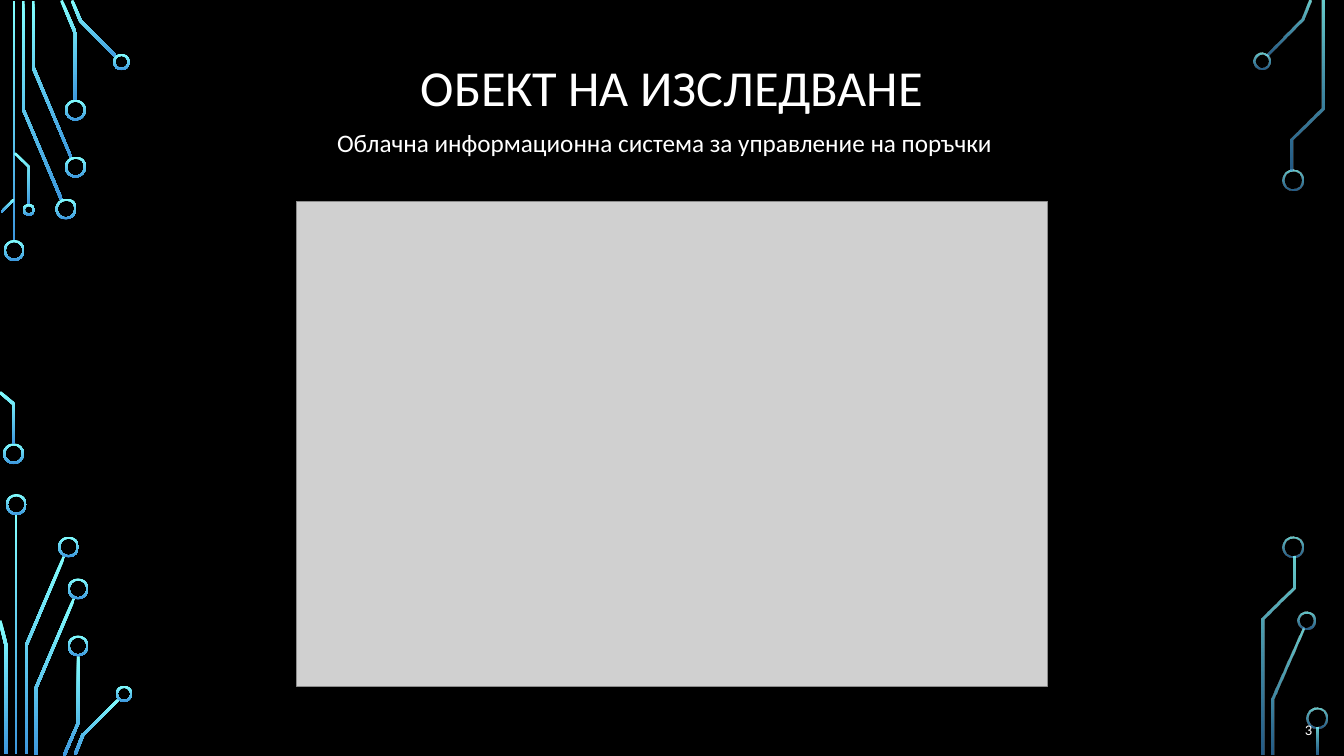
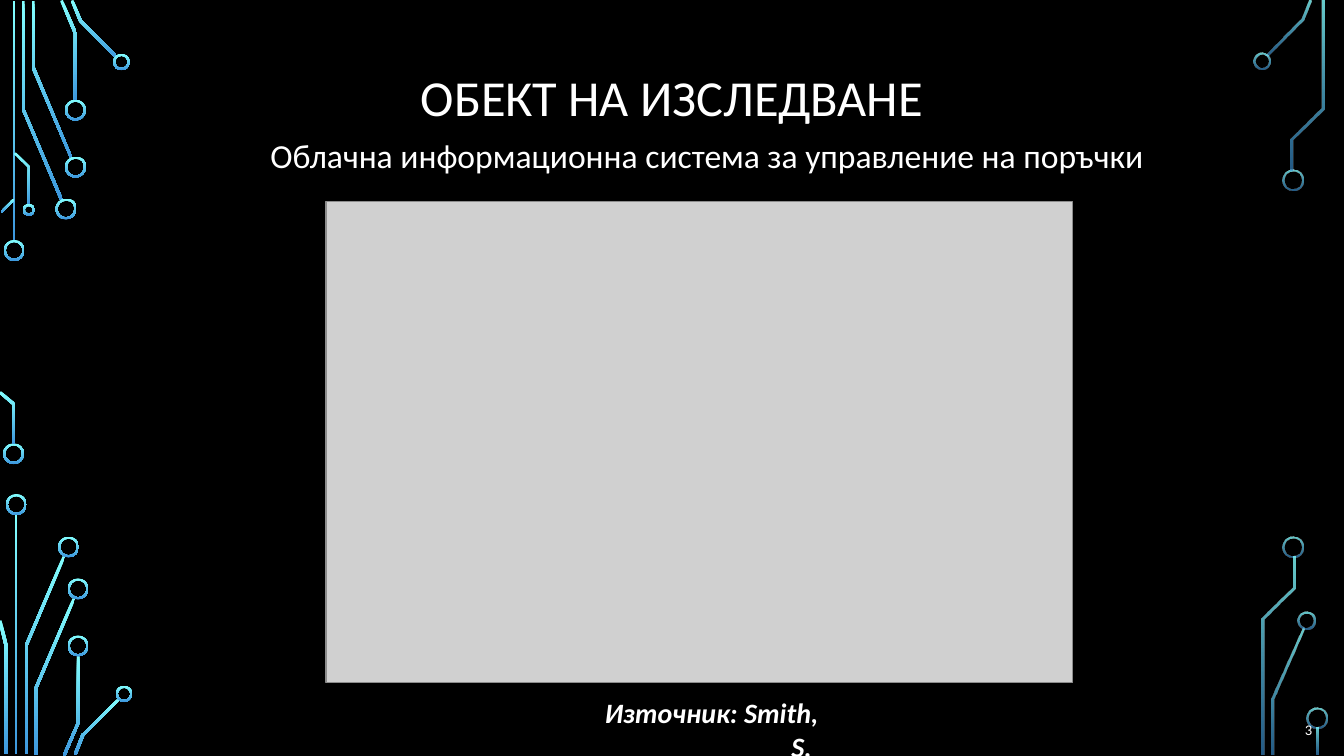
Before and after one commit to profjordanov/doctorate, a slide deck: slide 3 of communications/web_communication_pres.pptx. Drawn at 1344x756 pixels with LibreOffice and Linux fonts; fonts in the diff are those of the drawing; grey boxes stand for pictures; background and template pictures are left out. Boxes give left, top, right and bottom in pixels: in the first picture for what was removed or moved away, otherwise in the second. Text is boxed around its words. In the diff, an @@ line names an element or a change of style, - is before the commit and + after.

```diff
--- a/communications/web_communication_pres.pptx
+++ b/communications/web_communication_pres.pptx
@@ title "ОБЕКТ НА ИЗСЛЕДВАНЕ": place and size @@
-title "ОБЕКТ НА ИЗСЛЕДВАНЕ" at [421, 73, 923, 114]
+title "ОБЕКТ НА ИЗСЛЕДВАНЕ" at [421, 83, 923, 124]
@@ text "Облачна информационна система за управление ...": place and size @@
-text "Облачна информационна система за управление ..." at [337, 135, 992, 156]
+text "Облачна информационна система за управление ..." at [270, 145, 1143, 174]
@@ text "Облачна информационна система за управление ..." at [270, 145, 1143, 174]: size 18 to 24 pt @@
@@ picture: place and size @@
-picture at [296, 202, 1049, 687]
+picture at [326, 202, 1073, 683]
@@ text added at [605, 703, 818, 727], 20 pt, text #FFFFFF, bold, italic @@
+Източник: Smith, S.
```
Also in this commit, not shown: 10 other slides changed, 4 slides added, 8 slides removed.
